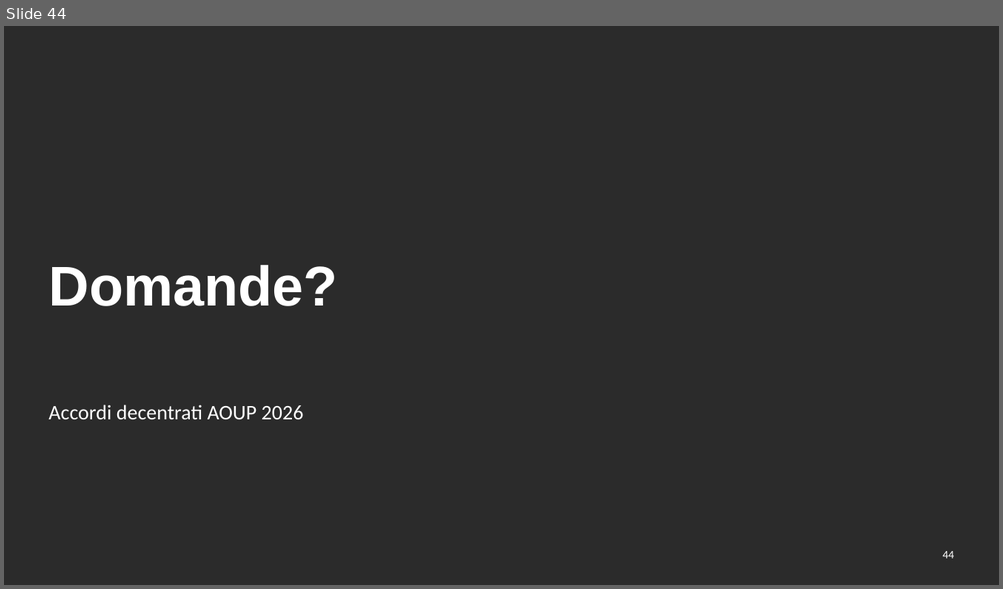
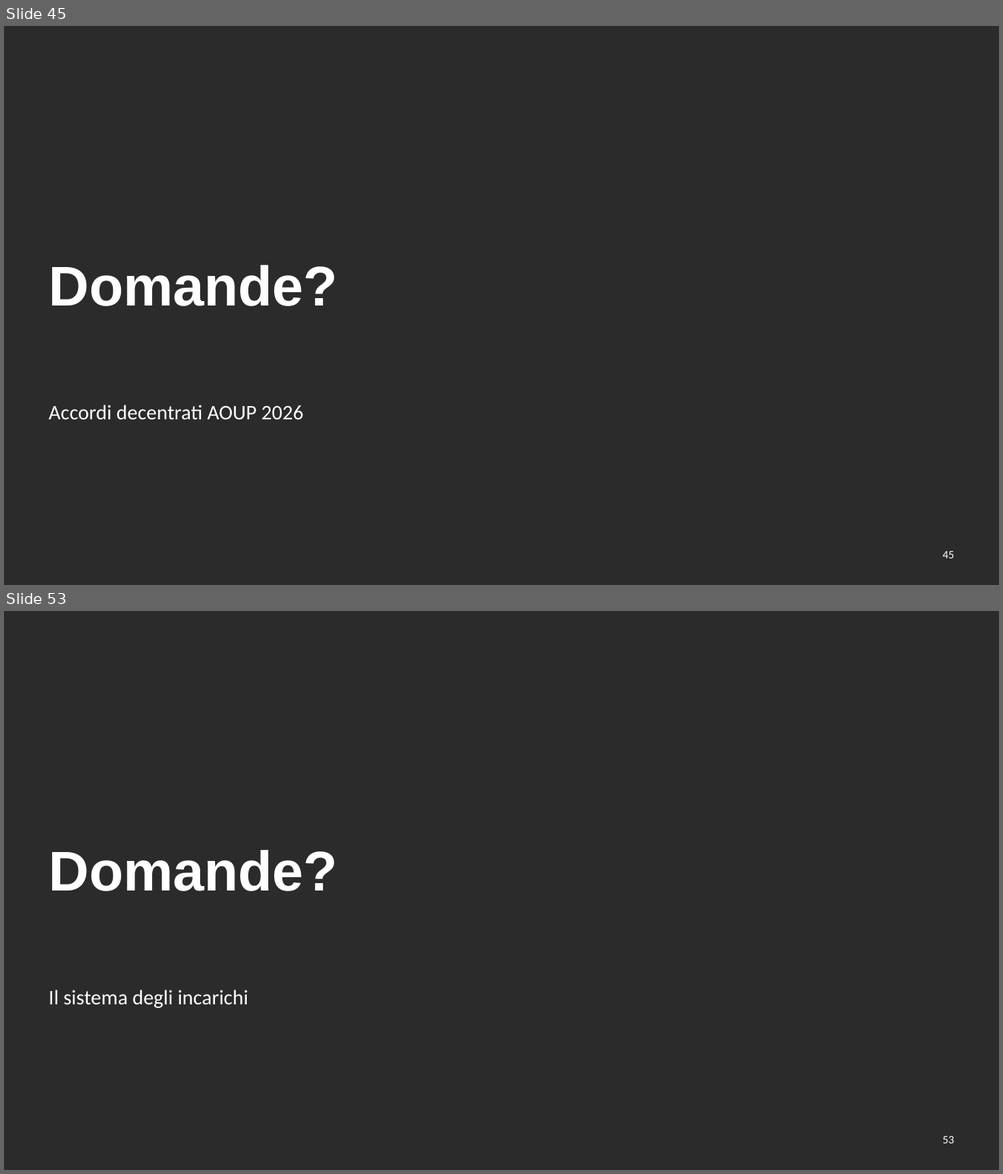
Before and after one commit to aki1806-droid/Prove, a slide deck: produzione/assemblea-2026-12-07/slide/assemblea-2026-12-07.pptx. Shown one above the other, each under a label of ours: slide 44 before the commit, slides 45 and 53 after it; the slides between them are not shown. The pictures are 1003x589 and 1003x1174 pixels, drawn with LibreOffice and Linux fonts; fonts in the diff are those of the drawing; background and template pictures are left out; a plain dark background stands for a picture behind light text. Boxes give left, top, right and bottom in pixels: in the first picture for what was removed or moved away, otherwise in the second. Text is boxed around its words. In the diff, an @@ line names an element or a change of style, - is before the commit and + after.

```diff
--- a/produzione/assemblea-2026-12-07/slide/assemblea-2026-12-07.pptx
+++ b/produzione/assemblea-2026-12-07/slide/assemblea-2026-12-07.pptx
@@ slide 53 added at (4,611,999,1170), background picture (left out) @@
@@ title added at (48,850,337,891), 54 pt, text #FFFFFF, bold @@
+Domande?
@@ text added at (48,990,248,1008), 20 pt, text #FFFFFF @@
+Il sistema degli incarichi
@@ page number added at (942,1136,954,1144), 11 pt, text #FFFFFF @@
+53
@@ what was slide 44 is now slide 45 @@
@@ page number at (942,551,954,559): text changed @@
-44
+45
```
Also in this commit, not shown: 12 other slides added, 39 other files.
